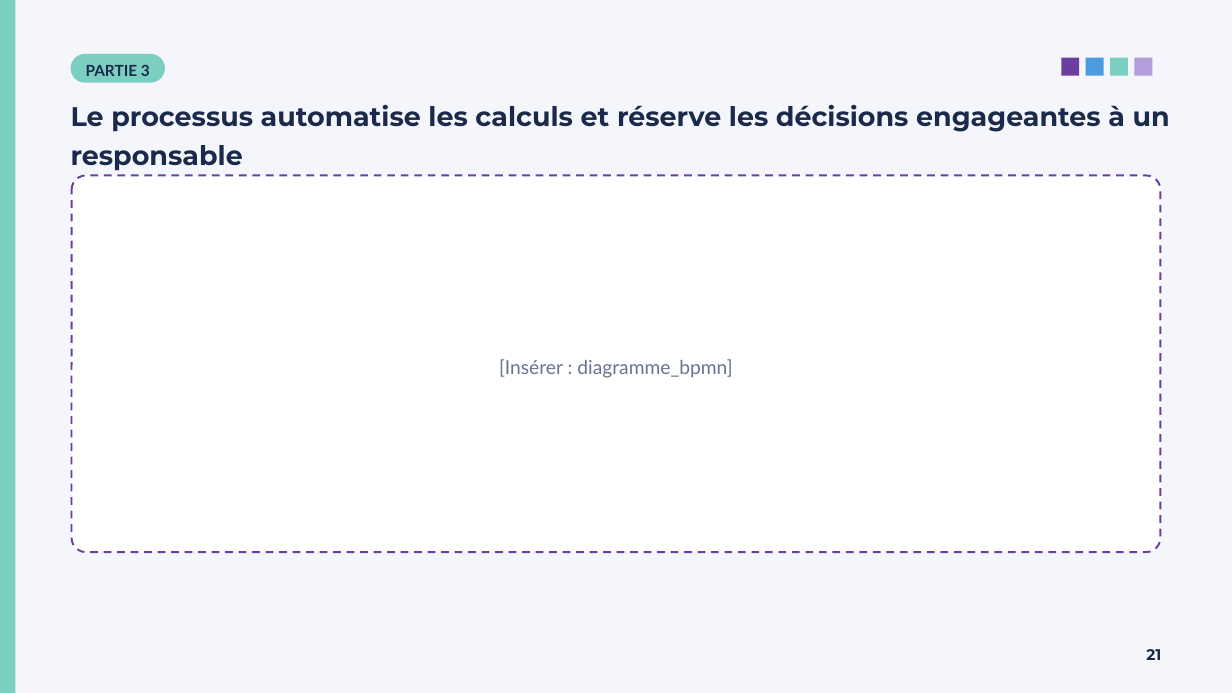
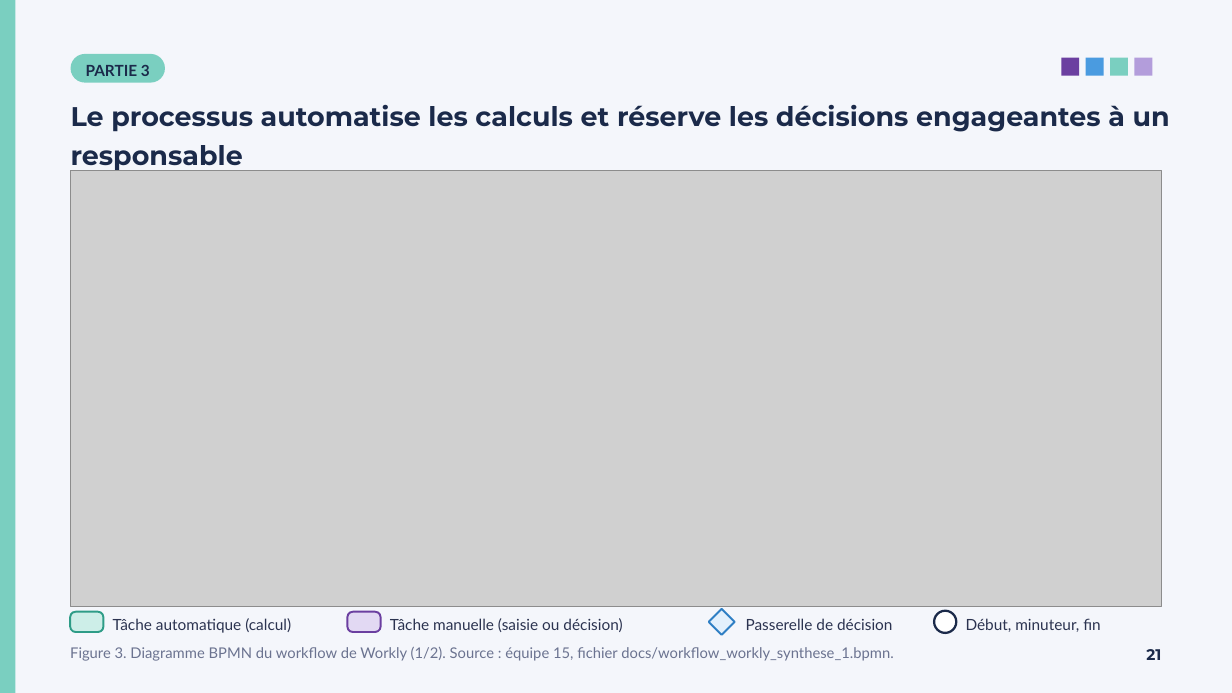
Before and after one commit to ibbraahim/NIT, a slide deck: slide 21 of docs/Livrable_03_Equipe_15.pptx. Drawn at 1232x693 pixels with LibreOffice and Linux fonts; fonts in the diff are those of the drawing; grey boxes stand for pictures. Boxes give left, top, right and bottom in pixels: in the first picture for what was removed or moved away, otherwise in the second. Text is boxed around its words. In the diff, an @@ line names an element or a change of style, - is before the commit and + after.

```diff
--- a/docs/Livrable_03_Equipe_15.pptx
+++ b/docs/Livrable_03_Equipe_15.pptx
@@ picture added at (70, 170, 1162, 607) @@
@@ rounded rectangle removed at (71, 176, 1160, 553) @@
-[Insérer : diagramme_bpmn]
@@ rounded rectangle added at (70, 612, 104, 632), fill #CDEEE8, outline #2E9C87 1.5 pt @@
@@ text added at (113, 618, 291, 633), 12 pt, text #2B3350 @@
+Tâche automatique (calcul)
@@ rounded rectangle added at (348, 612, 381, 632), fill #E2D9F3, outline #6B3FA0 1.5 pt @@
@@ text added at (390, 618, 622, 632), 12 pt, text #2B3350 @@
+Tâche manuelle (saisie ou décision)
@@ diamond added at (709, 609, 735, 635), fill #E3F0FC, outline #2F7FC4 1.5 pt @@
@@ text added at (746, 618, 892, 630), 12 pt, text #2B3350 @@
+Passerelle de décision
@@ ellipse added at (934, 611, 957, 633), fill #FFFFFF, outline #1B2A4A 1.75 pt @@
@@ text added at (966, 618, 1100, 632), 12 pt, text #2B3350 @@
+Début, minuteur, fin
@@ text added at (70, 647, 893, 661), 11.5 pt, text #6B7390 @@
+Figure 3. Diagramme BPMN du workflow de Workly (1/2). Source : équipe 15, fichier docs/workflow_workly_synthese_1.bpmn.
```
Also in this commit, not shown: 17 other slides changed, 1 slide added, 4 other files.
